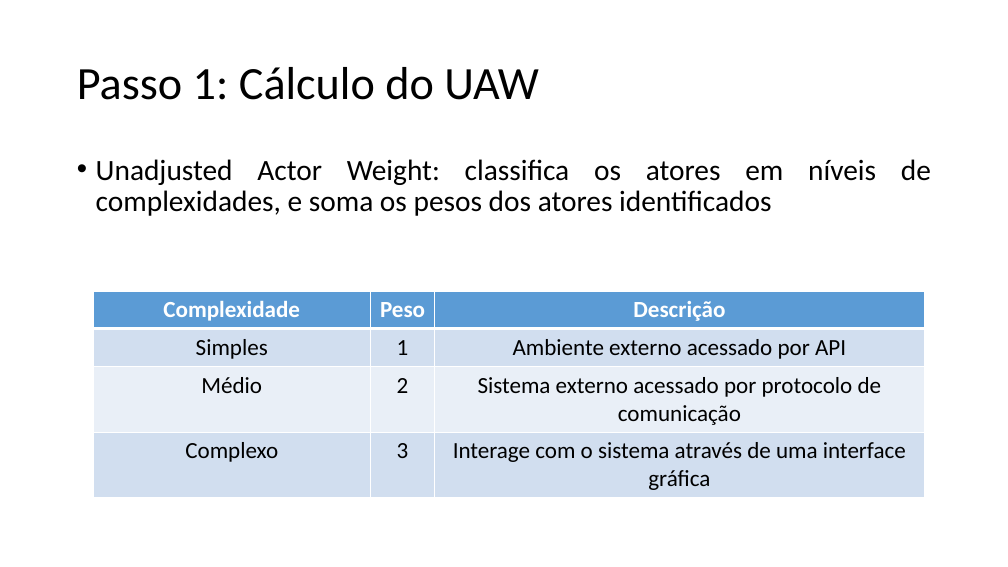
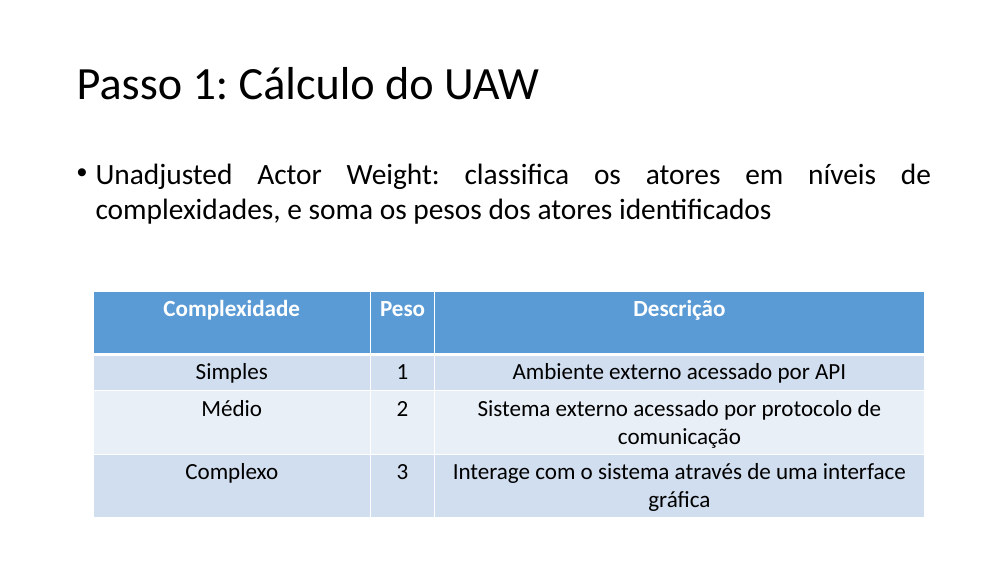
Before and after one commit to pedrolugao/EngSoft-2017.1-UFJF, a slide deck: slide 5 of Diagramas UML/Estimativas.pptx. Drawn at 1008x567 pixels with LibreOffice and Linux fonts; fonts in the diff are those of the drawing. Boxes give left, top, right and bottom in pixels: in the first picture for what was removed or moved away, otherwise in the second. Text is boxed around its words. In the diff, an @@ line names an element or a change of style, - is before the commit and + after.

```diff
--- a/Diagramas UML/Estimativas.pptx
+++ b/Diagramas UML/Estimativas.pptx
@@ text "Unadjusted Actor Weight: classifica os ..." at <box>96,163,931,224</box>: line spacing 0.9 to 1; less space between paragraphs @@
@@ table at <box>94,291,925,516</box> @@
@@ fill #D2DEEF to #D1DEEF in 6 cells @@
@@ fill #EAEFF7 to #E9EFF7 in row 3 @@
@@ borders changed @@
```
Also in this commit, not shown: 16 other slides changed.
